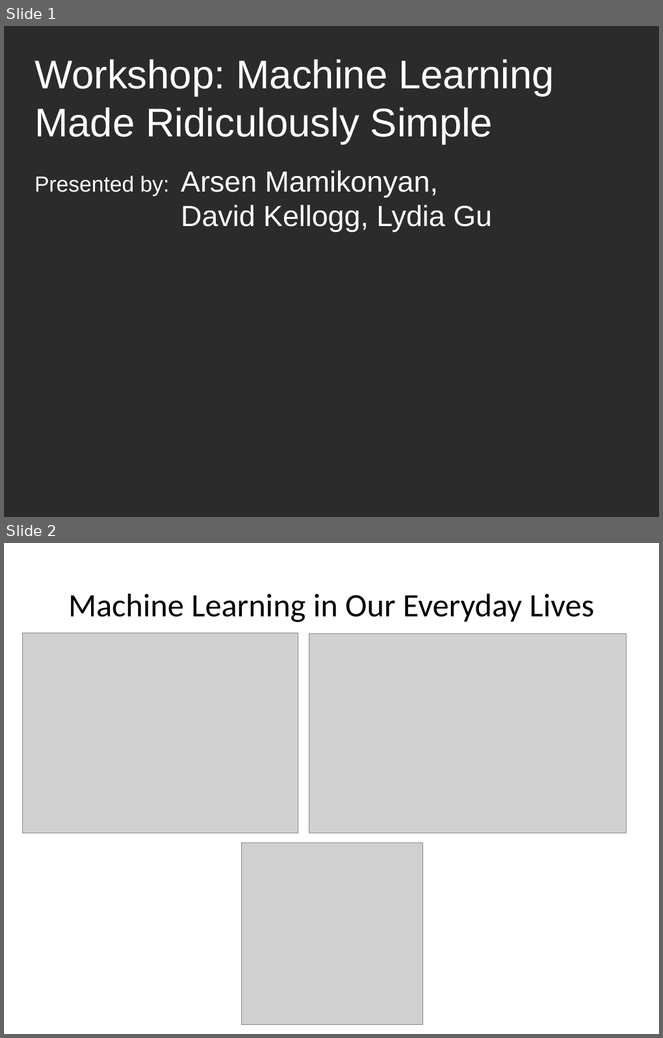
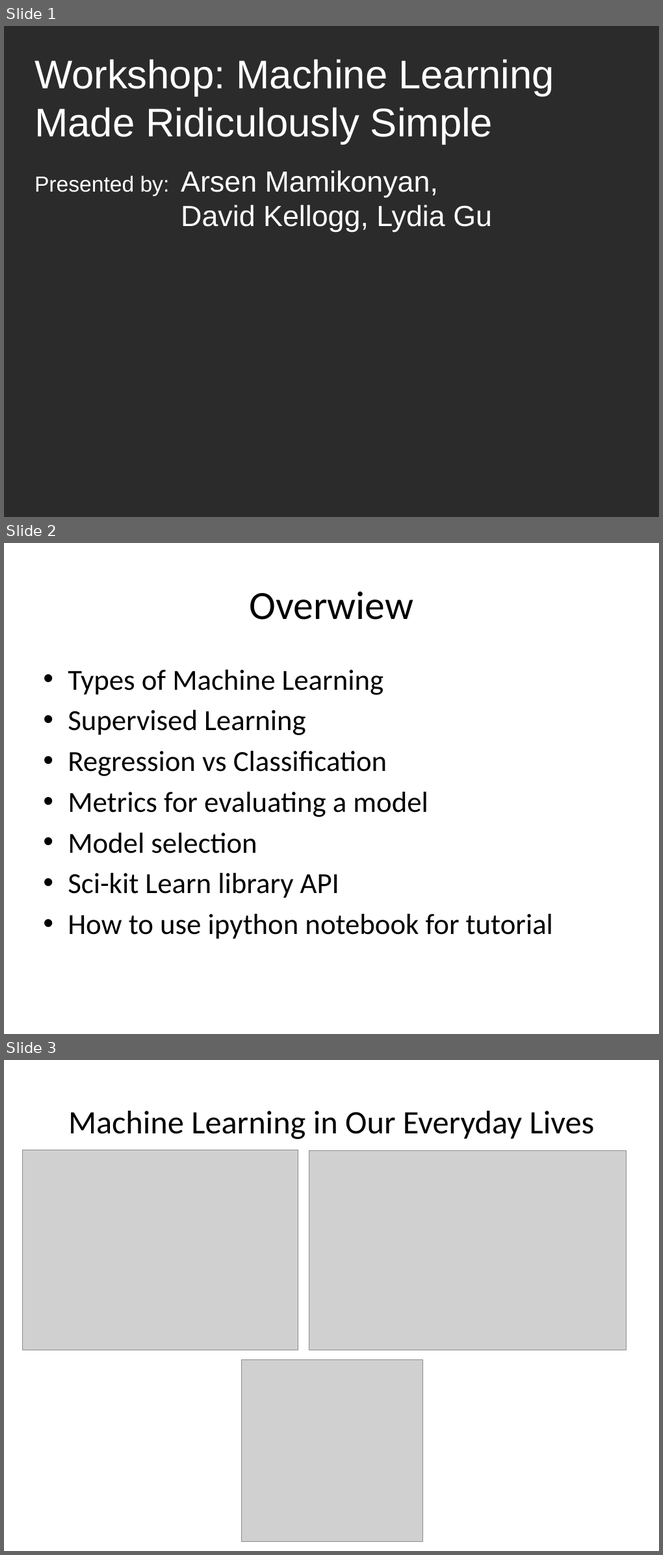
Before and after one commit to aloksharma1993/techfest-ml-tutorial, a slide deck: Techfest_ML.pptx. Shown one above the other, each under a label of ours: slides 1 and 2 before the commit, slides 1, 2 and 3 after it. The pictures are 663x1038 and 663x1555 pixels, drawn with LibreOffice and Linux fonts; fonts in the diff are those of the drawing; grey boxes stand for pictures; background and template pictures are left out; a plain dark background stands for a picture behind light text. Boxes give left, top, right and bottom in pixels: in the first picture for what was removed or moved away, otherwise in the second. Text is boxed around its words. In the diff, an @@ line names an element or a change of style, - is before the commit and + after.

```diff
--- a/Techfest_ML.pptx
+++ b/Techfest_ML.pptx
@@ slide 2 added at (x1=4, y1=543, x2=659, y2=1034), background #FFFFFF @@
@@ title added at (x1=249, y1=591, x2=414, y2=620), 44 pt, text #000000 @@
+Overwiew
@@ text added at (x1=68, y1=670, x2=553, y2=939), 32 pt, text #000000 @@
+• Types of Machine Learning
+• Supervised Learning
+• Regression vs Classification
+• Metrics for evaluating a model
+• Model selection
+• Sci-kit Learn library API
+• How to use ipython notebook for tutorial
@@ what was slide 2 is now slide 3 @@
```
Also in this commit, not shown: 17 slides changed, 3 other slides added.
